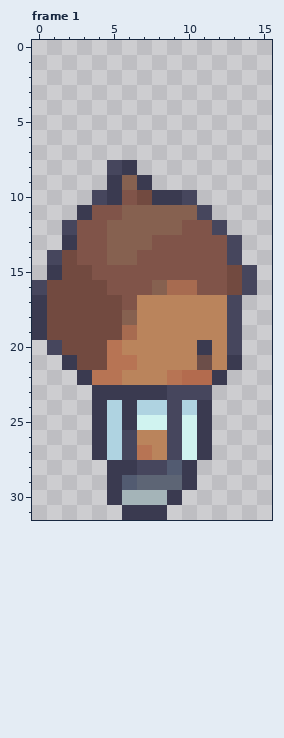
Edited in one commit: animated GIF sprite (thebook/img/character12.gif). This is how it looked before the edit.
The file is 48x96 pixels, drawn in blocks of 3x3; one block is one cell here. Colours within 5 levels of each other are drawn and written as one. Shown: frame 1. The commit also changed other frames, which this record leaves out.
And afterwards:
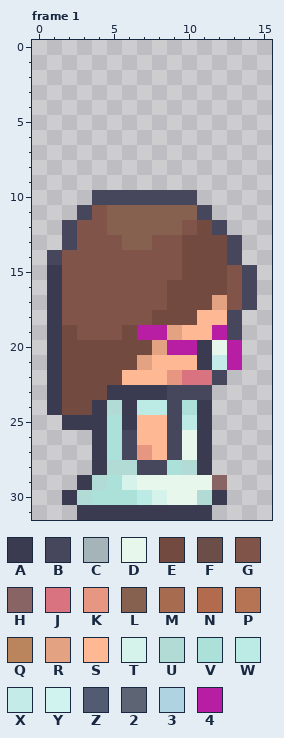
Palette (. is transparent): A #3a3a50  B #46465d  C #a4b4b8  D #e8f7ec  E #724a40  F #6c4e49  G #805449  H #886465  J #d9737f  K #e79781  L #866150  M #a76b50  N #b36b4e  P #b77454  Q #ba845c  R #e3a282  S #feb893  T #d5f3ea  U #b1dbd4  V #ace1d9  W #bceae4  X #c5ebe9  Y #d0f3f0  Z #525b71  2 #5d6575  3 #afd3e1  4 #b71ea3
From old to new:
Changed rows in their new state; - is an unchanged pixel.
Frame 1:
first column x 0:
 8 -----..--------
 9 -----...-------
10 -----BBBBB-----
11 ---B-L---------
12 -----------E---
13 --B--G----EEE--
14 --G--GG---EEE--
15 --GG------EEEG-
16 .AGGG---GEEEEG-
17 .AGGGG-GGEEERGB
18 .AGGGGGGEEESS--
19 .A-GGGE44RSS4--
20 -A---EEER44-D4-
21 -AE--EERSSSAX4-
22 -AEEEESSSKJJB--
23 -AEEE----------
24 -AEE-U-WW-V----
25 --AA-V-SS-W----
26 -----V-SS-D----
27 -----V-KS-D----
28 ----AUU--VUA---
29 ---AUVTDDDDDH--
30 --AUVVVWTDDUA--
31 ---AAA---AAA---
Pixel boxes of the changes (left, top, right, bottom) in both pictures:
changed: (32, 160, 257, 520)
